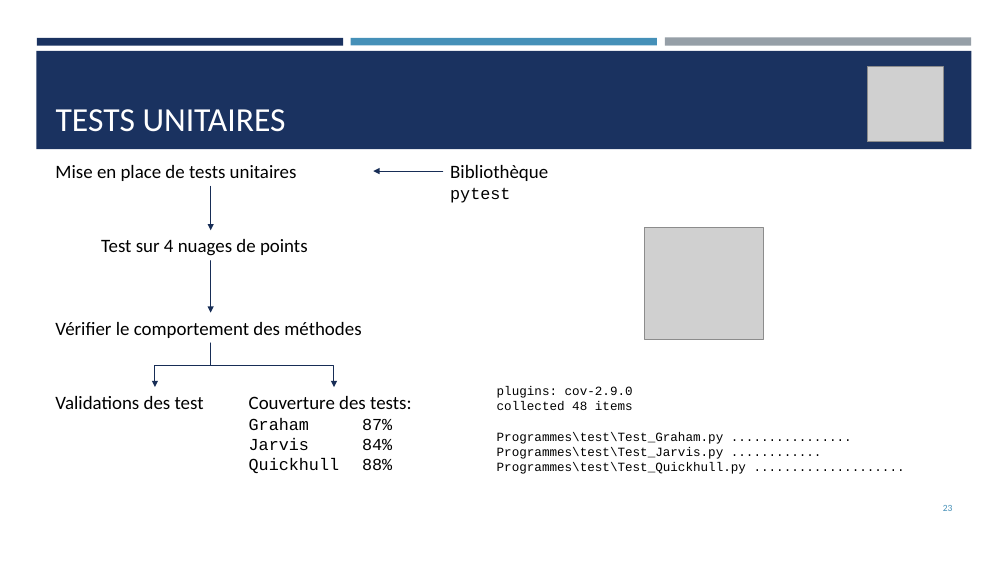
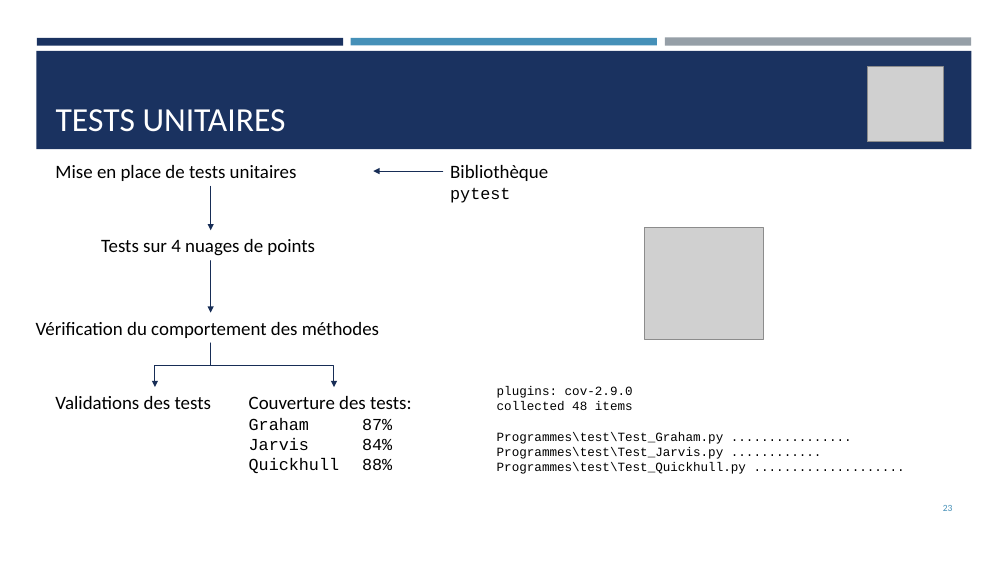
Before and after one commit to Thorkel-dev/Enveloppe-Convexe, a slide deck: slide 23 of Présentation 1.pptx. Drawn at 1008x567 pixels with LibreOffice and Linux fonts; fonts in the diff are those of the drawing; grey boxes stand for pictures. Boxes give left, top, right and bottom in pixels: in the first picture for what was removed or moved away, otherwise in the second. Text is boxed around its words. In the diff, an @@ line names an element or a change of style, - is before the commit and + after.

```diff
--- a/Présentation 1.pptx
+++ b/Présentation 1.pptx
@@ text at <box>101,239,315,256</box>: text changed @@
-Test sur 4 nuages de points
+Tests sur 4 nuages de points
@@ text at <box>36,322,379,338</box>: text changed @@
-Vérifier le comportement des méthodes
+Vérification du comportement des méthodes
@@ text at <box>55,396,211,409</box>: text changed @@
-Validations des test
+Validations des tests
```
Also in this commit, not shown: 2 other slides changed, 2 slides added, 1 slide removed, 9 other files.
